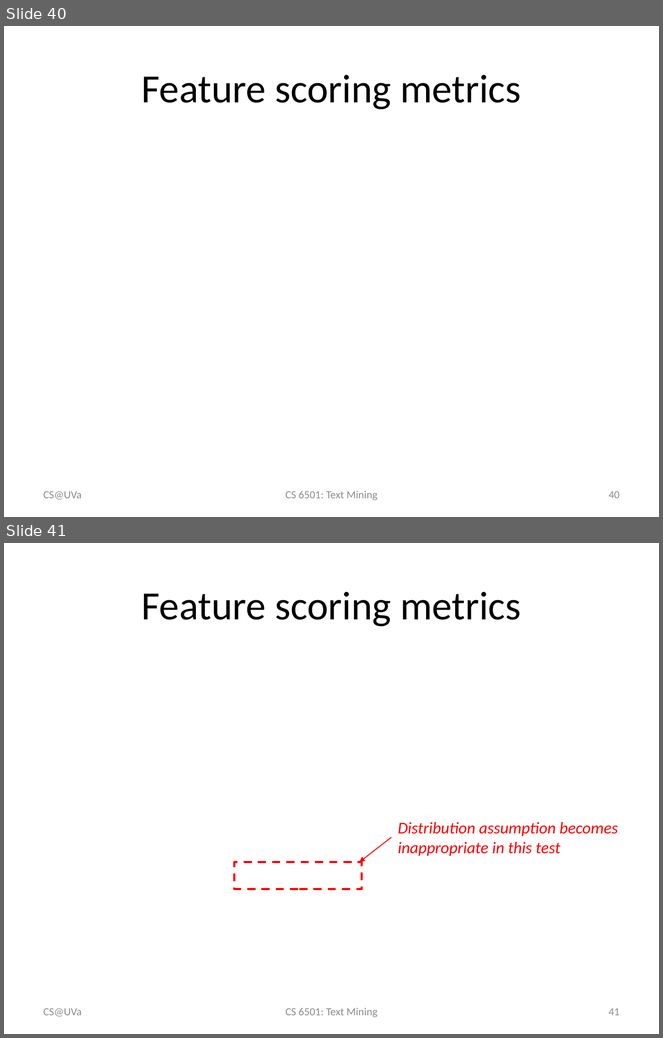
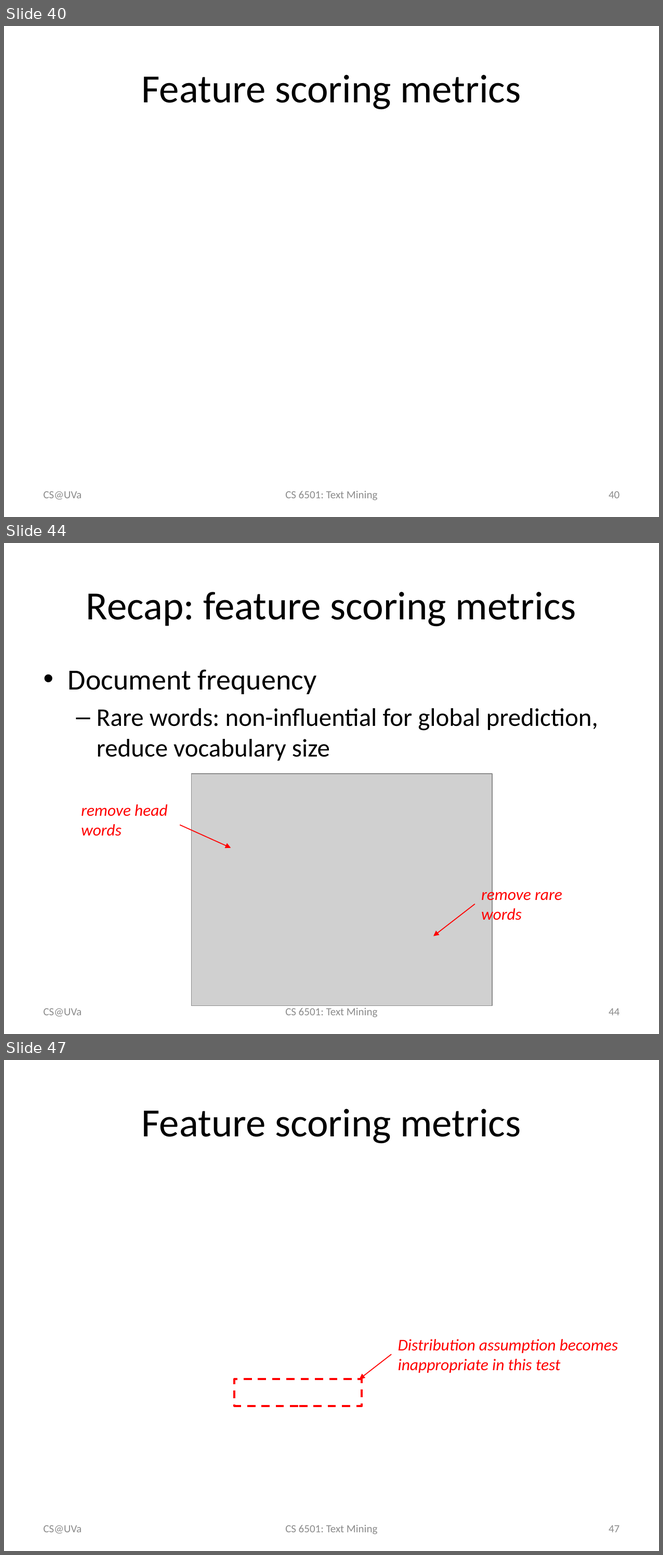
Before and after one commit to wang296/CS6501-Text-Mining, a slide deck: docs/TextCategorization.pptx. Shown one above the other, each under a label of ours: slides 40 and 41 before the commit, slides 40, 44 and 47 after it; the slides between them are not shown. The pictures are 663x1038 and 663x1555 pixels, drawn with LibreOffice and Linux fonts; fonts in the diff are those of the drawing; grey boxes stand for pictures. Boxes give left, top, right and bottom in pixels: in the first picture for what was removed or moved away, otherwise in the second. Text is boxed around its words. In the diff, an @@ line names an element or a change of style, - is before the commit and + after.

```diff
--- a/docs/TextCategorization.pptx
+++ b/docs/TextCategorization.pptx
@@ slide 44 added at (4,543,659,1034), background #FFFFFF @@
@@ title added at (86,592,577,627), 44 pt, text #000000 @@
+Recap: feature scoring metrics
@@ text added at (68,669,598,761), 28 pt, text #000000 @@
+• Document frequency
+  – Rare words: non-influential for global prediction, reduce vocabulary size
@@ picture added at (191,774,492,1006) @@
@@ text added at (81,805,168,836), 18 pt, text #FF0000, italic @@
+remove head words
@@ arrow added from (180, 825) to (231, 848), #FF0000 1 pt @@
@@ text added at (481,887,562,924), 18 pt, text #FF0000, italic @@
+remove rare words
@@ arrow added from (475, 904) to (434, 936), #FF0000 1 pt @@
@@ text added at (44,1008,82,1017), 12 pt, text #8C8C8C @@
+CS@UVa
@@ text added at (285,1008,377,1018), 12 pt, text #8C8C8C @@
+CS 6501: Text Mining
@@ page number added at (609,1008,620,1016), 12 pt, text #8C8C8C @@
+44
@@ what was slide 41 is now slide 47 @@
@@ page number at (609,1525,620,1533): text changed @@
-41
+47
```
Also in this commit, not shown: 1 slide changed, 5 other slides added, 5 other files.
